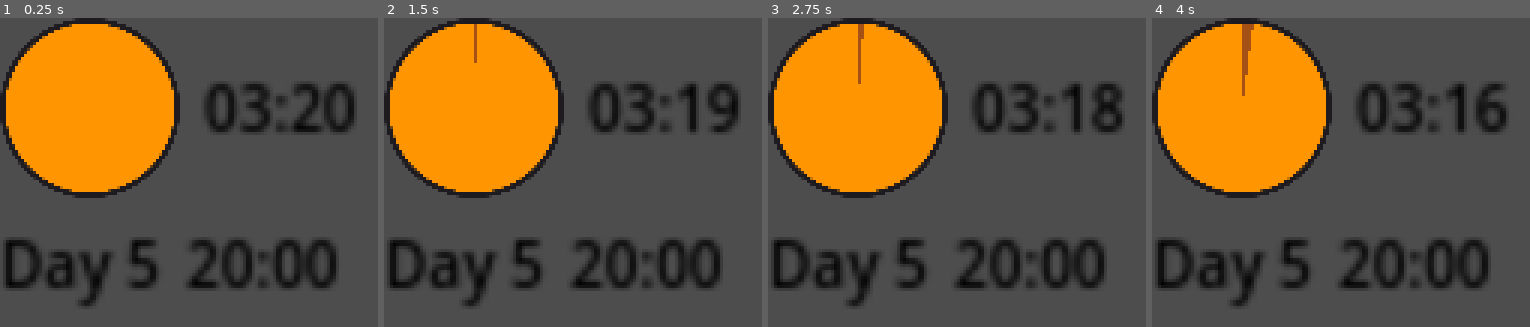
Above: before the commit, frames 1-4 (left to right).
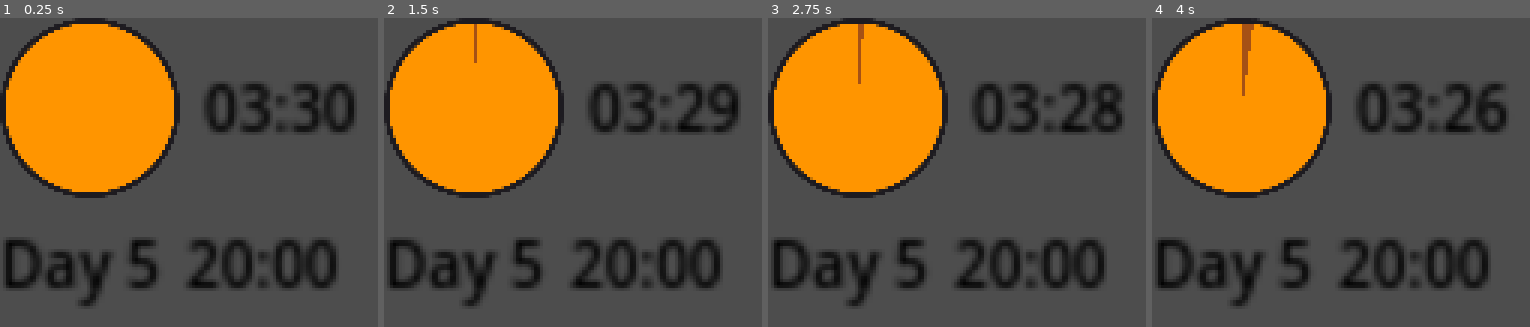
Above: after the commit, the same moments.

Repository: carabowes/Luscinia
Game: Godot game, scene res://Scenes/timer.tscn
Two runs of this game, one before a commit and one after it. Both use one fixed random seed, a clock stepped at 60 frames per second and the inputs below.
Inputs (mouse positions are in pixels of both pictures, inside the frame that each line leads up to):
- Up to frame 1 (0.25 s): no input
- Up to frame 2 (1.5 s): tap Enter at 0.5 s; move the mouse to (outside the picture) at 0.52 s; press the mouse at (outside the picture) at 0.53 s; hold D 0.53-1.25 s; release the mouse at (outside the picture) at 1.25 s; tap Space at 1.25 s; drag from (outside the picture) to (outside the picture) at 1.27 s
- Up to frame 3 (2.75 s): tap Enter at 2 s; move the mouse to (outside the picture) at 2.02 s; press the mouse at (outside the picture) at 2.03 s; hold D from 2.03 s (still down)
- Up to frame 4 (4 s): release D at 2.75 s; release the mouse at (outside the picture) at 2.75 s; tap Space at 2.75 s; drag from (outside the picture) to (outside the picture) at 2.77 s; tap Enter at 3.5 s; move the mouse to (outside the picture) at 3.52 s; press the mouse at (outside the picture) at 3.53 s; hold A from 3.53 s (still down)

The runs differ from the first frame. In frame 1, 0.3% of the frame differs, in the area x 78-85%, y 27-37%; in frame 2, 0.5%; in frame 3, 0.5%; in frame 4, 0.5%, in the area x 28-85%, y 1-37%.

Commit message:
FIX: Timer reachnig 0 wouldn't move forward time
Fixes #65

Small oversight where timer reaching 0 would not move the time step
forward, this should work now.

Diff:
--- a/luscinia/Scripts/global_timer.gd
+++ b/luscinia/Scripts/global_timer.gd
@@ -3,7 +3,7 @@
 signal turn_progressed(time_skipped : int)
 # Timer variables
 @export var cd_minutes: int = 3
-@export var cd_seconds: int = 20
+@export var cd_seconds: int = 30
 var countdown_duration
 var current_time_left
 var time_step = 60
@@ -27,6 +27,9 @@
 	if current_time_left > 0 and second_accumulator >= 1:
 		second_accumulator -= 1
 		current_time_left -= 1
+
+	if current_time_left == 0:
+		skip_time(time_step)
 
 		#var minutes_left_after = floor(current_time_left / 60)
 		#if minutes_left_after != minutes_left:
